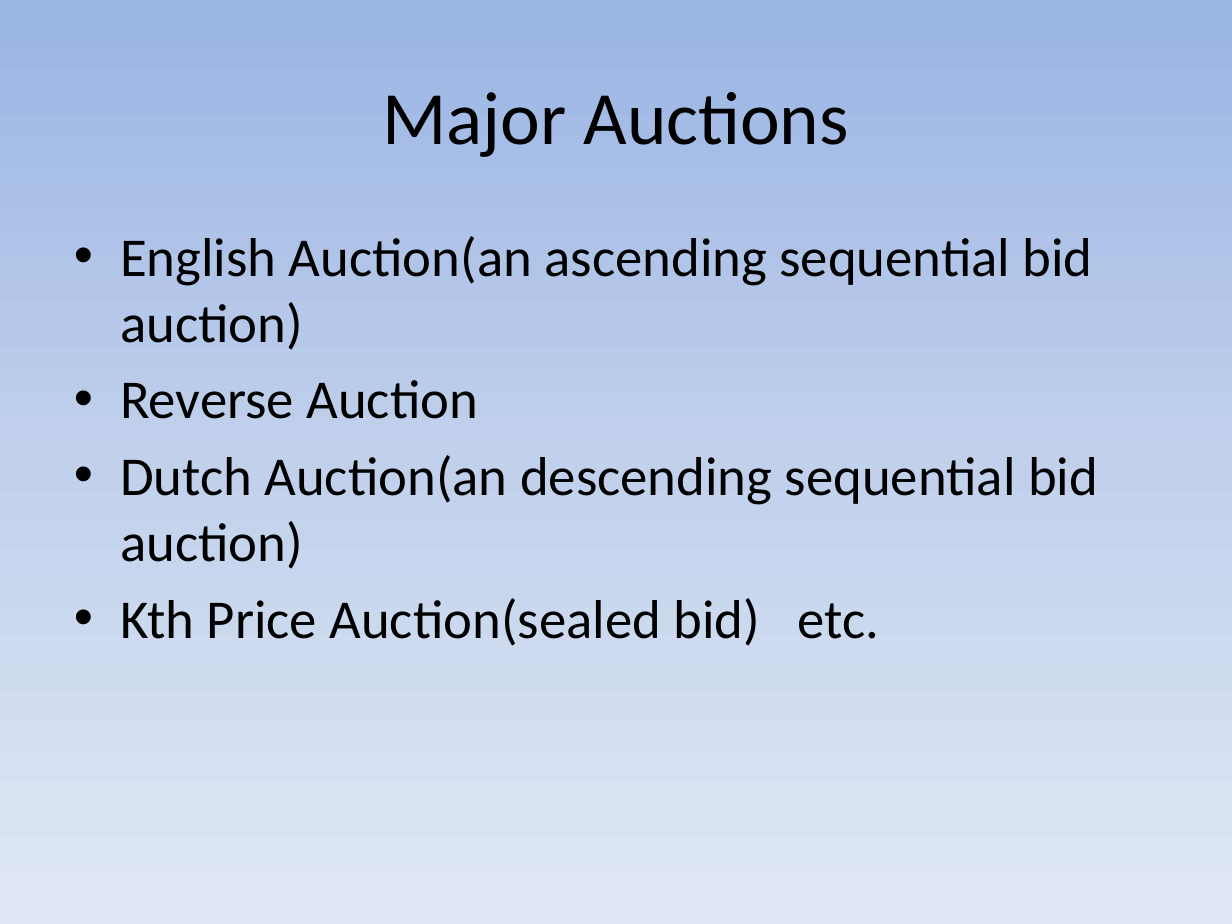
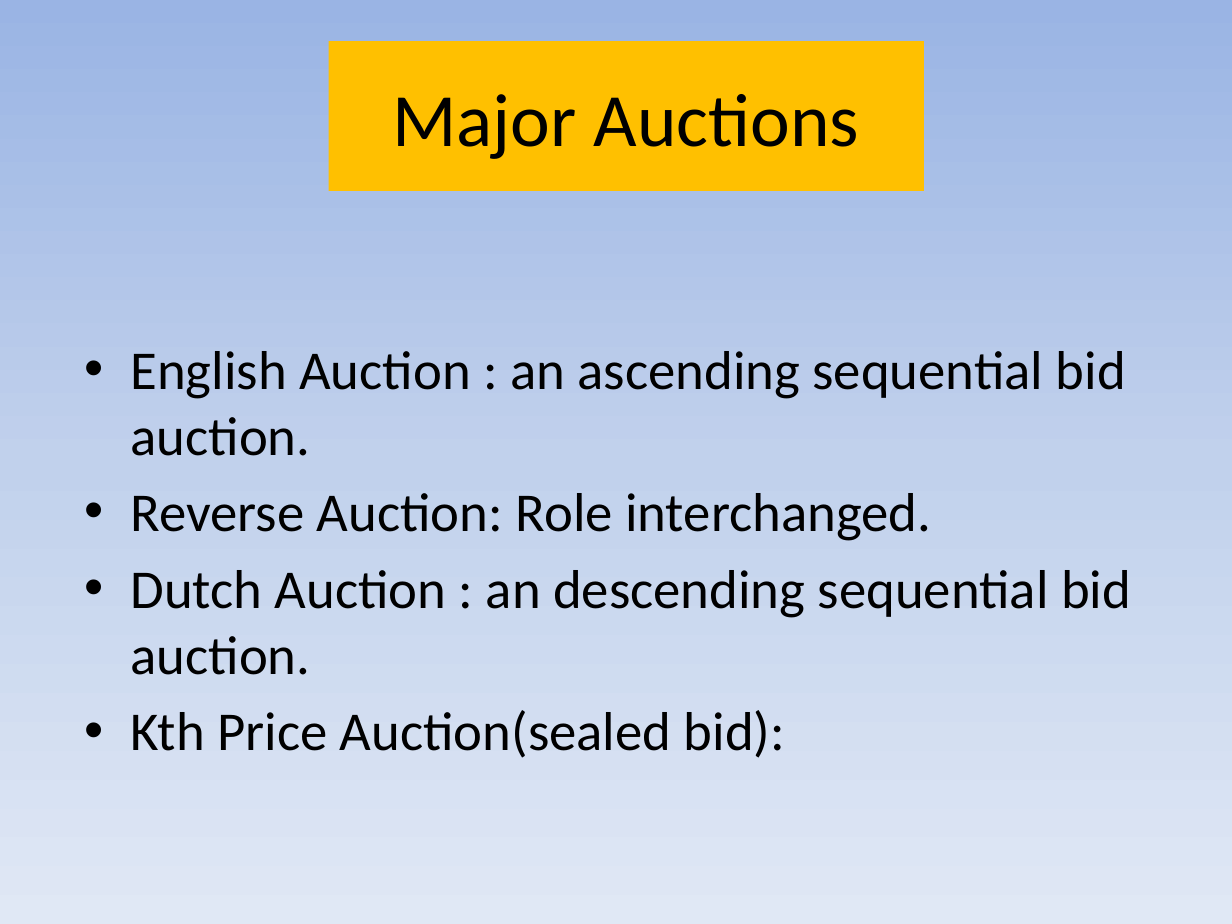
Before and after one commit to senani-mayank/Auction-Engine, a slide deck: slide 6 of slides/auctionfinal.pptx (slide 5 before the commit). Drawn at 1232x924 pixels with LibreOffice and Linux fonts; fonts in the diff are those of the drawing. Boxes give left, top, right and bottom in pixels: in the first picture for what was removed or moved away, otherwise in the second. Text is boxed around its words. In the diff, an @@ line names an element or a change of style, - is before the commit and + after.

Commit message:
FINAL PPT DONE

```diff
--- a/slides/auctionfinal.pptx
+++ b/slides/auctionfinal.pptx
@@ title "Major Auctions": place and size @@
-title "Major Auctions" at (382, 92, 849, 157)
+title "Major Auctions" at (329, 41, 924, 191)
@@ title "Major Auctions" at (329, 41, 924, 191): fill none to #FFC000 @@
@@ text at (130, 351, 1131, 758): text changed @@
-• English Auction(an ascending sequential bid auction)
-• Reverse Auction
-• Dutch Auction(an descending sequential bid auction)
-• Kth Price Auction(sealed bid) etc.
+• English Auction : an ascending sequential bid auction.
+• Reverse Auction: Role interchanged.
+• Dutch Auction : an descending sequential bid auction.
+• Kth Price Auction(sealed bid):
```
Also in this commit, not shown: 2 other slides changed, 13 slides added, 3 slides removed.
